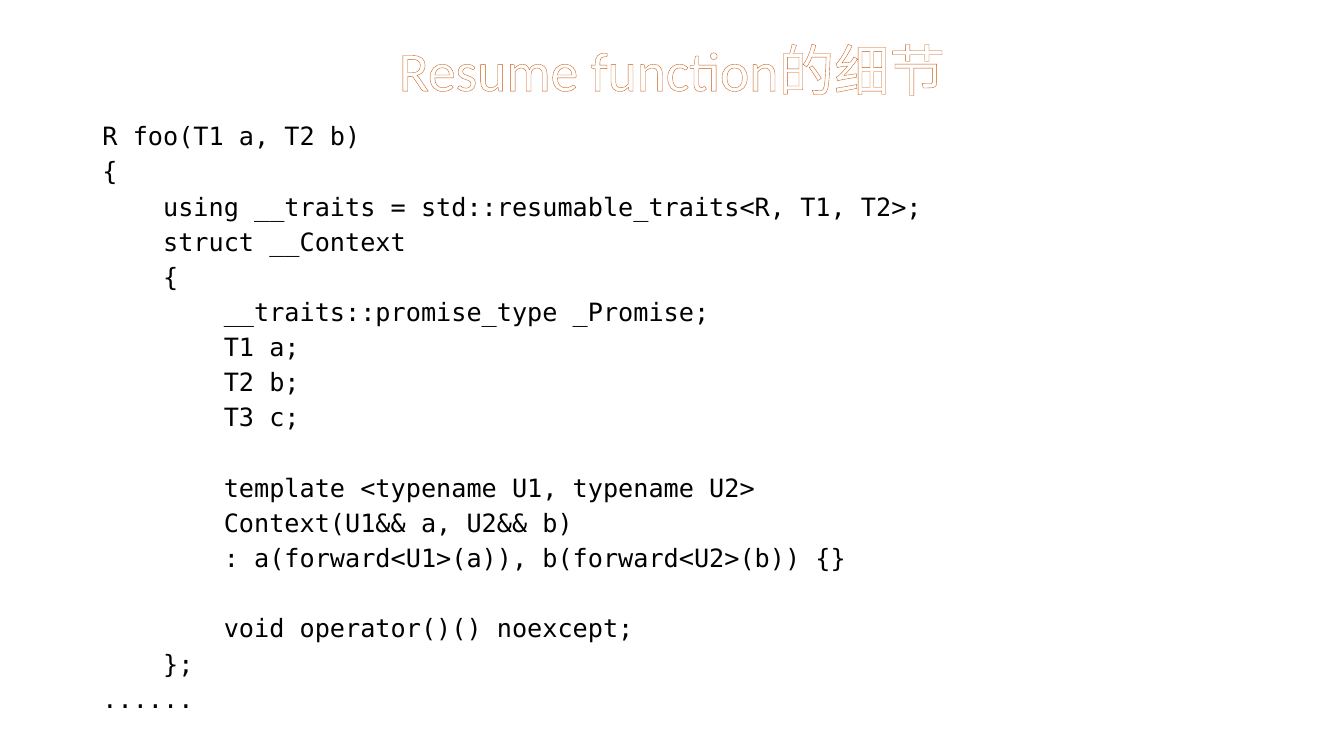
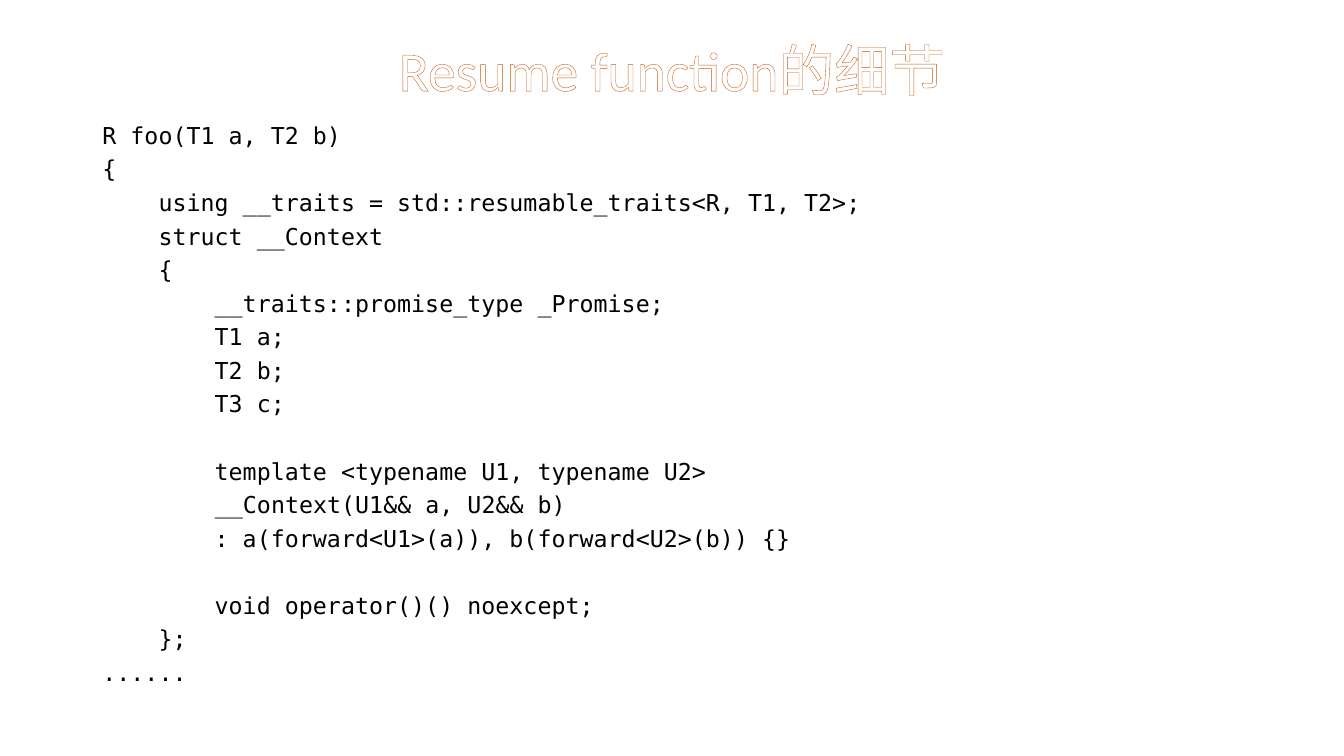
Before and after one commit to tearshark/resumef, a slide deck: slide 11 of Resumef实践.pptx. Drawn at 1344x756 pixels with LibreOffice and Linux fonts; fonts in the diff are those of the drawing. Boxes give left, top, right and bottom in pixels: in the first picture for what was removed or moved away, otherwise in the second. Text is boxed around its words. In the diff, an @@ line names an element or a change of style, - is before the commit and + after.

```diff
--- a/Resumef实践.pptx
+++ b/Resumef实践.pptx
@@ text at (102,126,860,619): size 18 to 16.6 pt @@
@@ text at (215,495,566,519): text changed; size 18 to 16.6 pt @@
-Context(U1&& a, U2&& b)
+__Context(U1&& a, U2&& b)
```
Also in this commit, not shown: 23 other slides changed, 3 other files.
